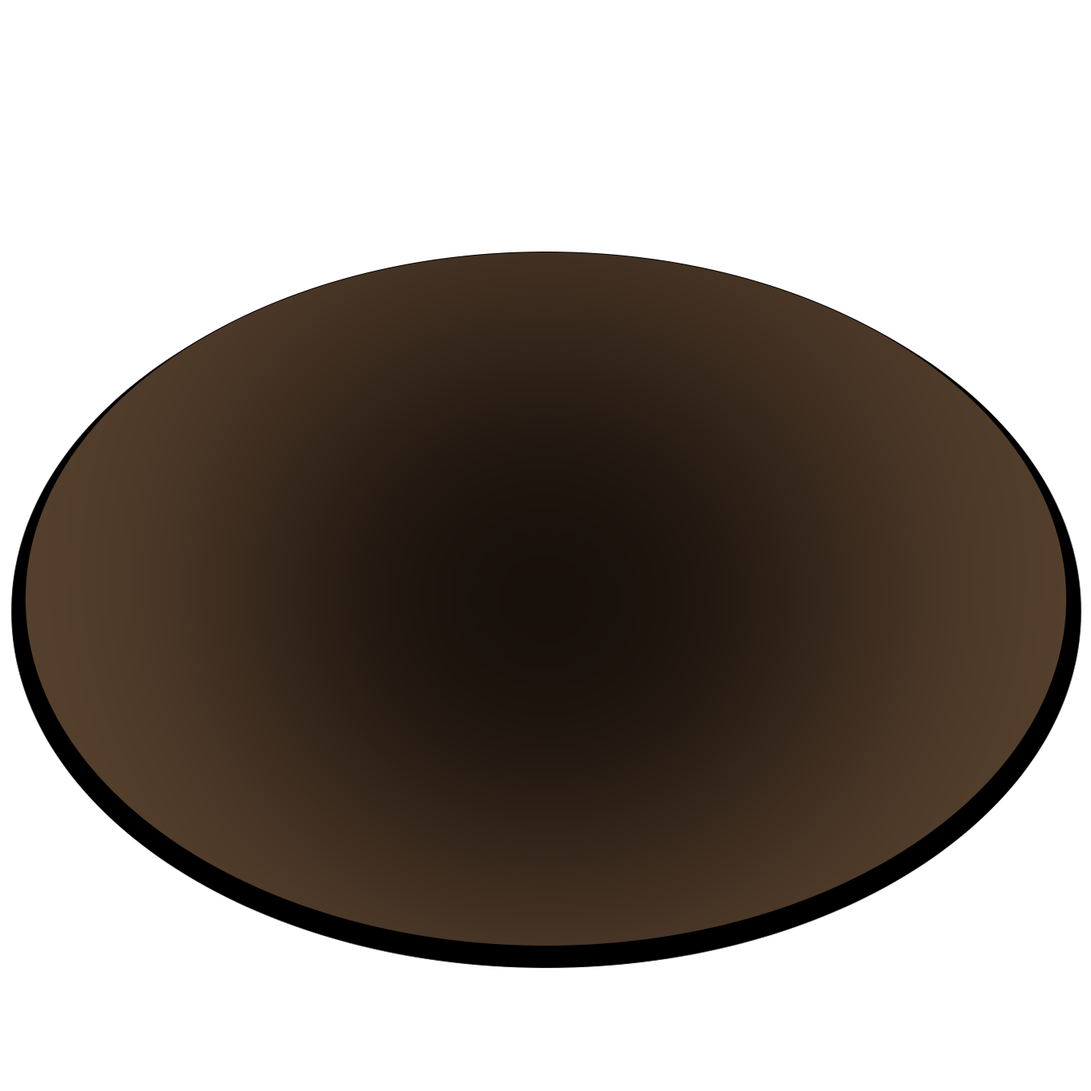
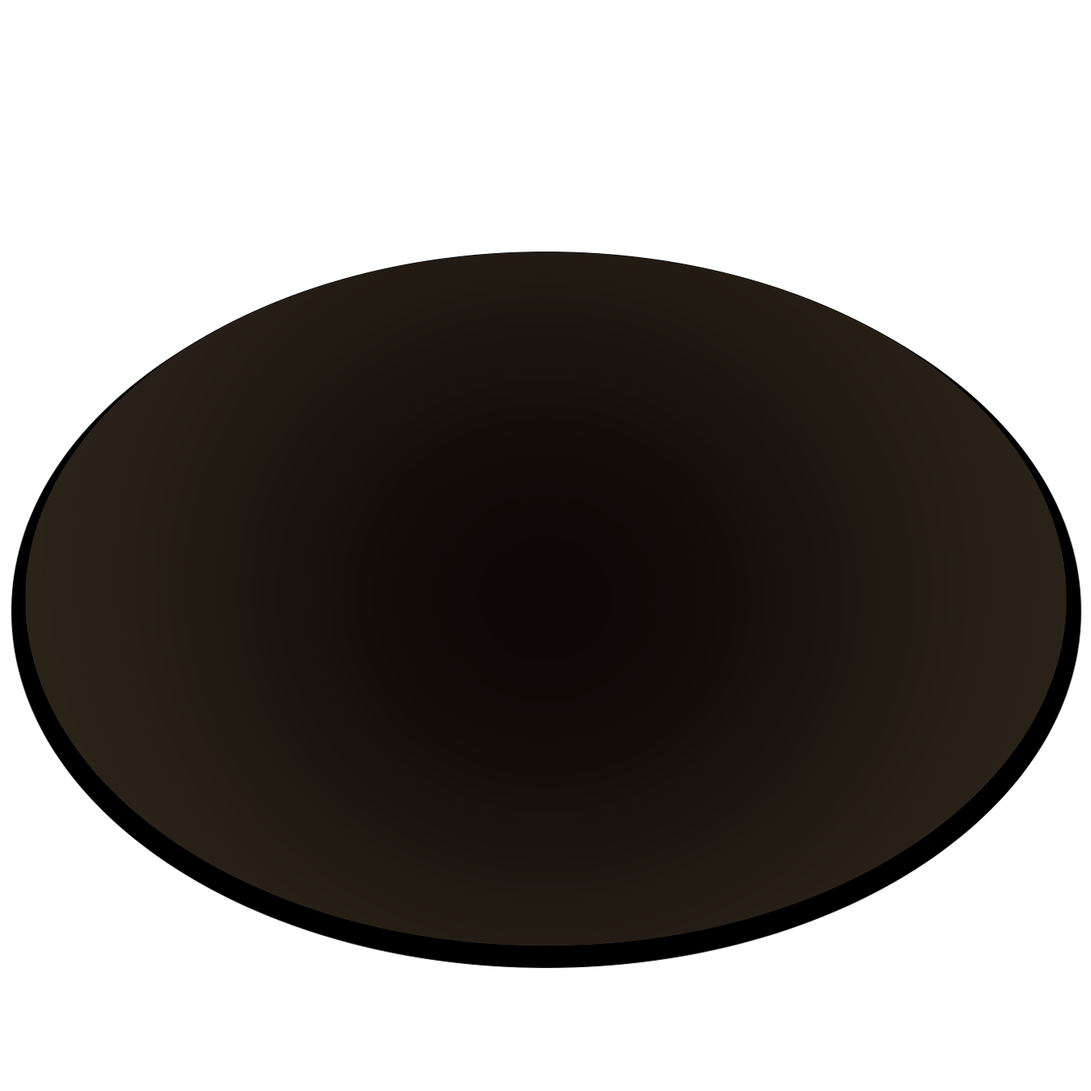
The second w=1091, h=1091 image is a revision of the first. Changes to its layers:
painted on "Ellipse 1" over (24, 251, 1068, 947)
